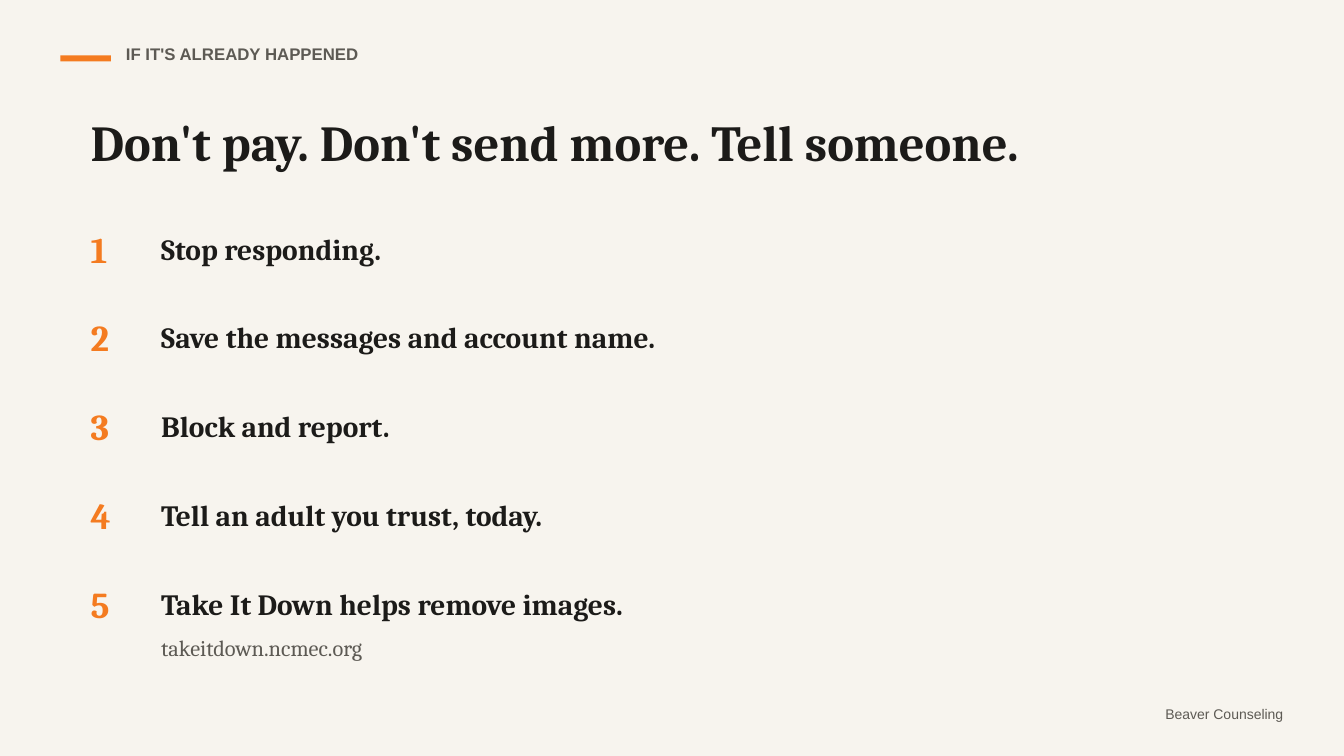
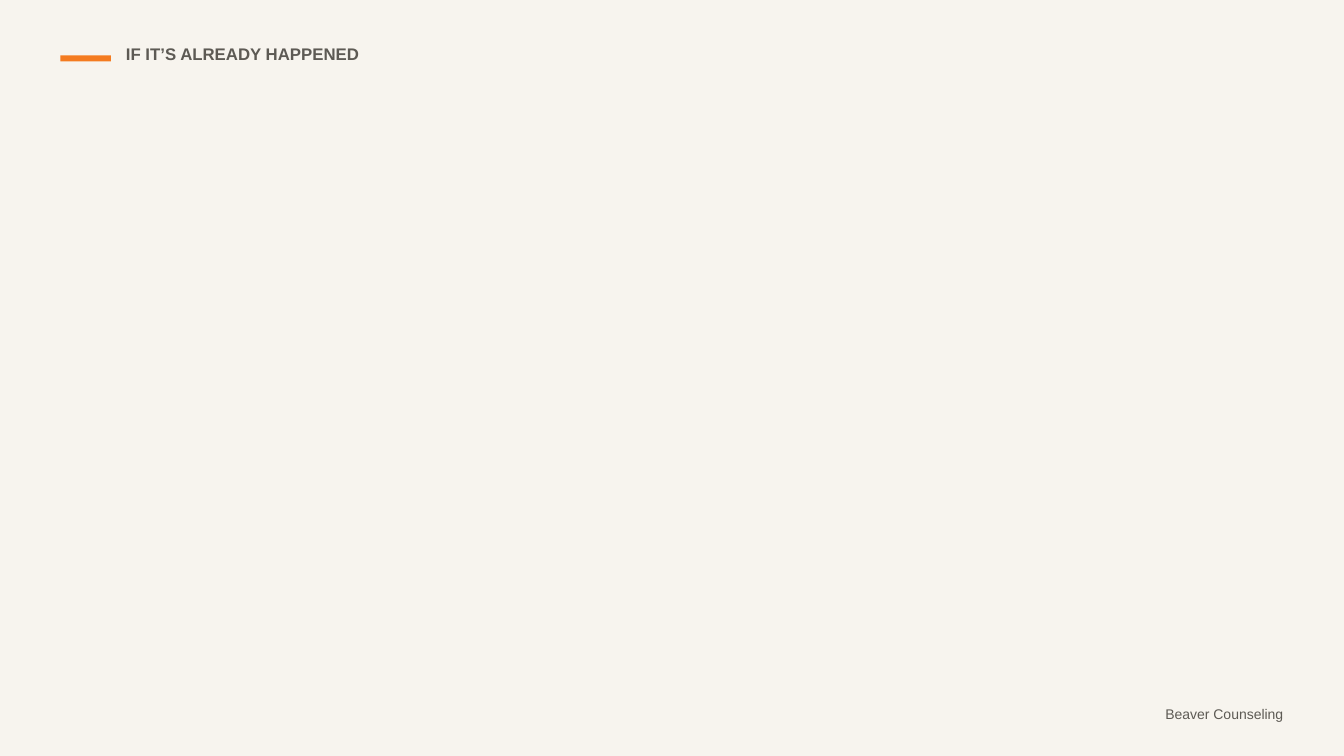
Before and after one commit to rmwtoolkit/bcds-toolkit, a slide deck: slide 21 of decks/when-someone-asks-for-a-photo-lesson-v2.pptx (slide 11 before the commit). Drawn at 1344x756 pixels with LibreOffice and Linux fonts; fonts in the diff are those of the drawing; background and template pictures are left out. Boxes give left, top, right and bottom in pixels: in the first picture for what was removed or moved away, otherwise in the second. Text is boxed around its words. In the diff, an @@ line names an element or a change of style, - is before the commit and + after.

```diff
--- a/decks/when-someone-asks-for-a-photo-lesson-v2.pptx
+++ b/decks/when-someone-asks-for-a-photo-lesson-v2.pptx
@@ text removed at box(91, 125, 1019, 172) @@
-Don't pay. Don't send more. Tell someone.
@@ text removed at box(91, 238, 108, 263) @@
-1
@@ text removed at box(161, 239, 381, 266) @@
-Stop responding.
@@ text removed at box(91, 326, 109, 351) @@
-2
@@ text removed at box(161, 327, 655, 355) @@
-Save the messages and account name.
@@ text removed at box(91, 415, 109, 441) @@
-3
@@ text removed at box(161, 416, 390, 444) @@
-Block and report.
@@ text removed at box(91, 504, 111, 529) @@
-4
@@ text removed at box(161, 505, 542, 532) @@
-Tell an adult you trust, today.
@@ text removed at box(91, 593, 110, 619) @@
-5
@@ text removed at box(161, 594, 623, 661) @@
-Take It Down helps remove images.
-takeitdown.ncmec.org
```
Also in this commit, not shown: 11 other slides changed, 14 slides added, 1 slide removed, 23 other files.
